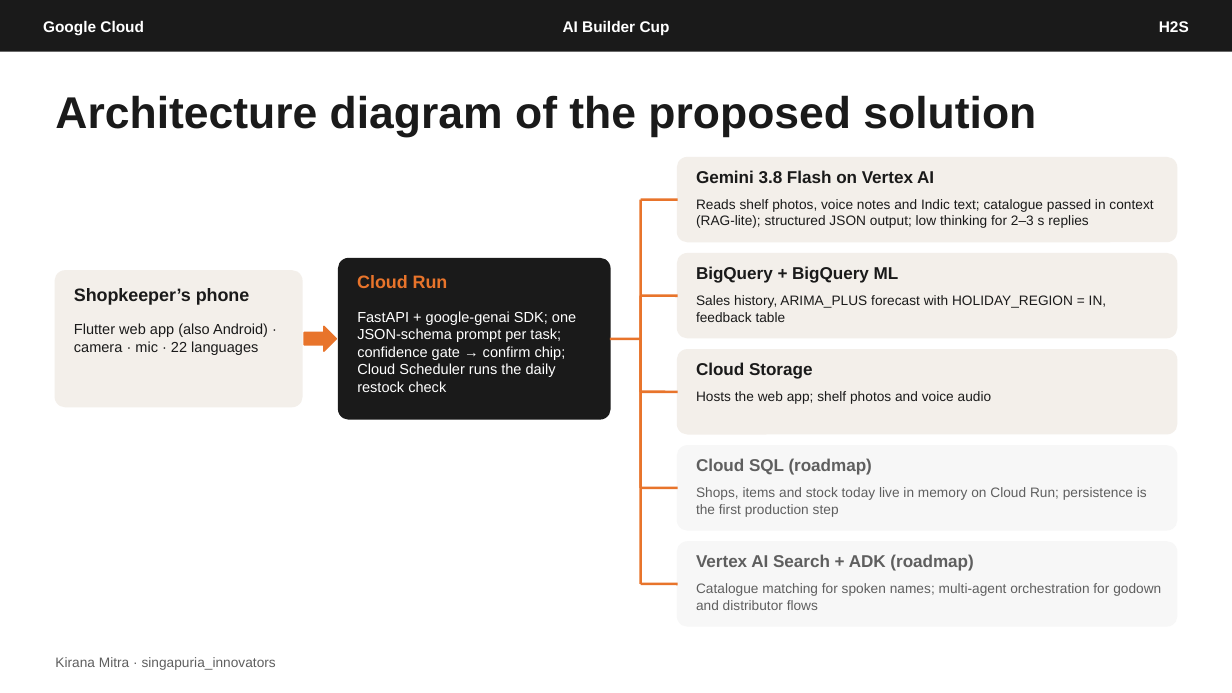
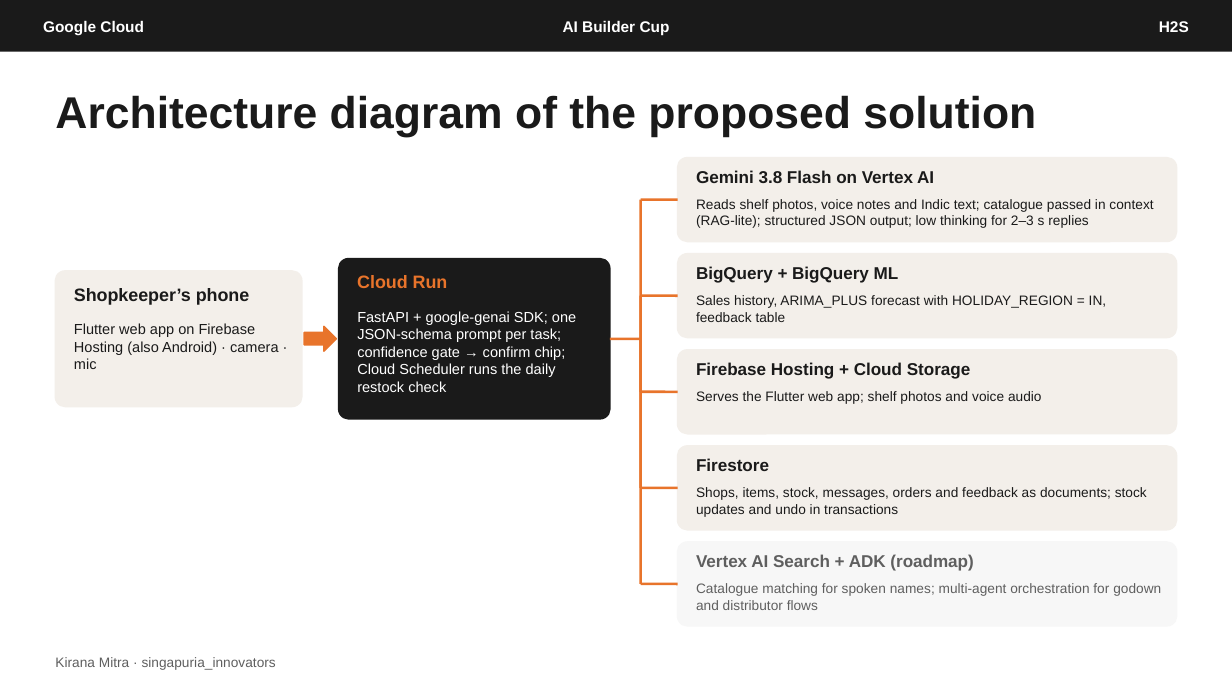
Before and after one commit to CuriousCoder2024/kirana-mitra, a slide deck: slide 7 of docs/submission/Kirana-Mitra-AI-Builder-Cup-Submission.pptx. Drawn at 1232x693 pixels with LibreOffice and Linux fonts; fonts in the diff are those of the drawing. Boxes give left, top, right and bottom in pixels: in the first picture for what was removed or moved away, otherwise in the second. Text is boxed around its words. In the diff, an @@ line names an element or a change of style, - is before the commit and + after.

```diff
--- a/docs/submission/Kirana-Mitra-AI-Builder-Cup-Submission.pptx
+++ b/docs/submission/Kirana-Mitra-AI-Builder-Cup-Submission.pptx
@@ text at bbox=[74, 323, 279, 369]: text changed @@
-Flutter web app (also Android) · camera · mic · 22 languages
+Flutter web app on Firebase Hosting (also Android) · camera · mic
@@ text at bbox=[696, 362, 971, 379]: text changed @@
-Cloud Storage
+Firebase Hosting + Cloud Storage
@@ text at bbox=[696, 391, 1042, 404]: text changed @@
-Hosts the web app; shelf photos and voice audio
+Serves the Flutter web app; shelf photos and voice audio
@@ rounded rectangle at bbox=[678, 446, 1177, 530]: fill #F7F7F7 to #F3EFEA; outline #F7F7F7 1 pt to #F3EFEA 1 pt @@
@@ text at bbox=[696, 458, 769, 471]: text changed; text colour #5F5F5F to #1A1A1A @@
-Cloud SQL (roadmap)
+Firestore
@@ text at bbox=[696, 487, 1147, 517]: text changed; text colour #5F5F5F to #1A1A1A @@
-Shops, items and stock today live in memory on Cloud Run; persistence is the first production step
+Shops, items, stock, messages, orders and feedback as documents; stock updates and undo in transactions
```
Also in this commit, not shown: 3 other slides changed, 2 other files.
